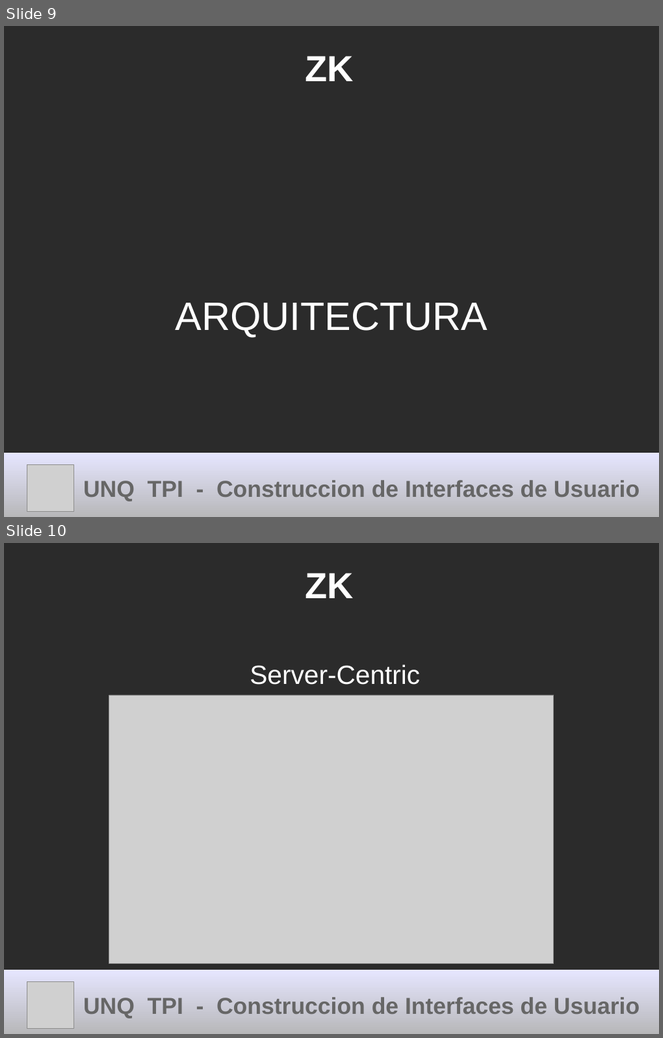
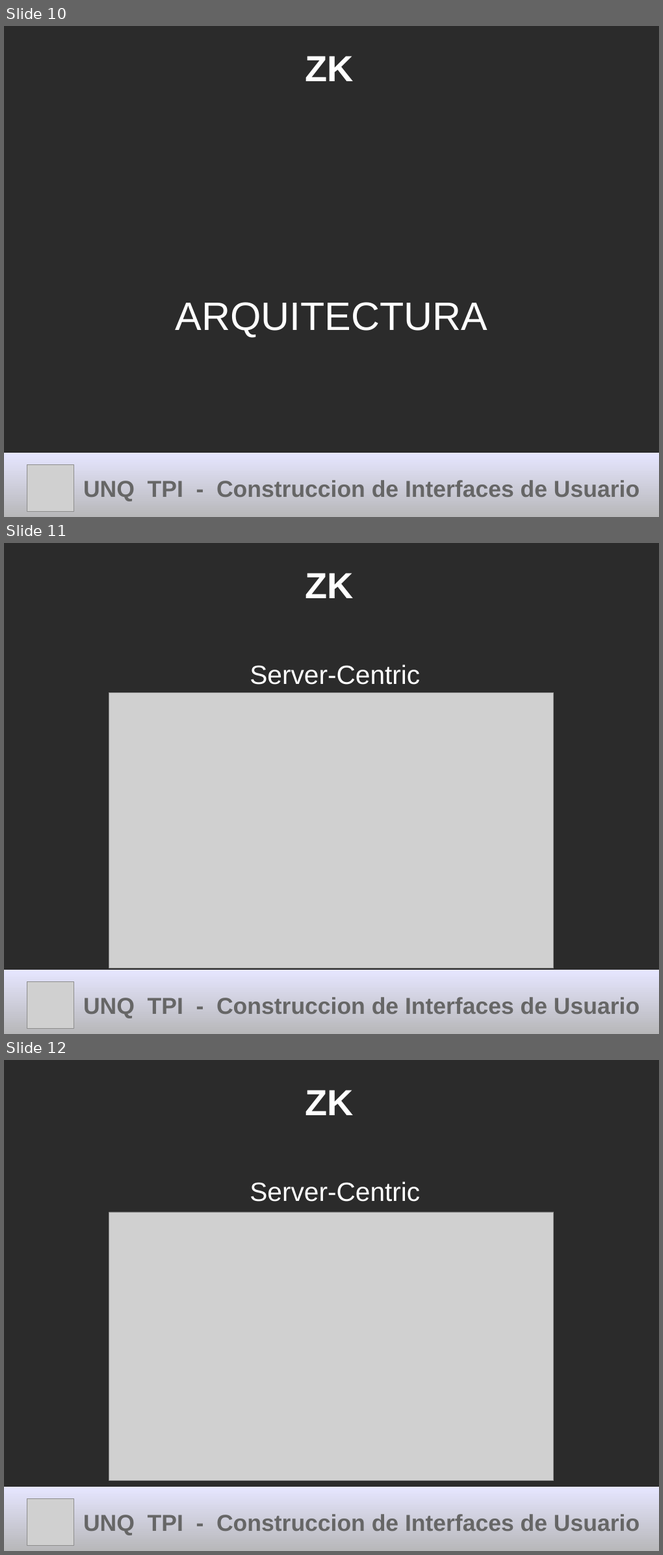
Before and after one commit to cdmarchionne/tpi-ui-tp-esferas, a slide deck: ZK/resources/Presentacion ZK.odp. Shown one above the other, each under a label of ours: slides 9 and 10 before the commit, slides 10, 11 and 12 after it. The pictures are 663x1038 and 663x1555 pixels, drawn with LibreOffice and Linux fonts; fonts in the diff are those of the drawing; grey boxes stand for pictures; background and template pictures are left out; a plain dark background stands for a picture behind light text. Boxes give left, top, right and bottom in pixels: in the first picture for what was removed or moved away, otherwise in the second. Text is boxed around its words. In the diff, an @@ line names an element or a change of style, - is before the commit and + after.

```diff
--- a/ZK/resources/Presentacion ZK.odp
+++ b/ZK/resources/Presentacion ZK.odp
@@ slide 11 added at (4, 543, 659, 1034), background picture (left out) @@
@@ title added at (305, 573, 353, 598), 44 pt, text #FFFFFF, bold @@
+ZK
@@ text added at (250, 665, 420, 685), 32 pt, text #FFFFFF @@
+Server-Centric
@@ picture added at (109, 693, 554, 969) @@
@@ title added at (4, 971, 659, 1034), fill gradient #E6E6FF to #B3B3B3, 28 pt, text #666666, bold @@
+UNQ TPI - Construccion de Interfaces de Usuario
@@ picture added at (27, 982, 74, 1029) @@
@@ what was slide 9 is now slide 10 @@
@@ what was slide 10 is now slide 12 @@
```
Also in this commit, not shown: 6 slides changed, 3 other slides added.
